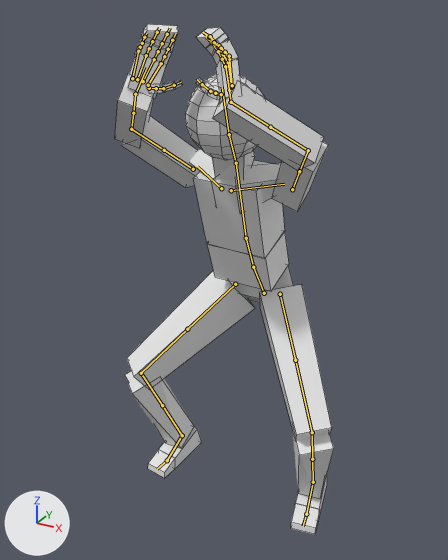
The Blender file Blender/Prototype RIg.blend: old version first, new version second.
Before and after are seen from a 50 mm lens placed at (0.897, -1.867, 1.751), pointed at (-0.025, -0.189, 0.912). The axes (+X, +Y, +Z) are drawn at lower left. The lights are the same throughout. Both versions are drawn at frame 0 of the action 'Set_Light'; the numbers are the values there. The bones that bend it are drawn over the model as lines. Mesh edges are drawn as thin lines.
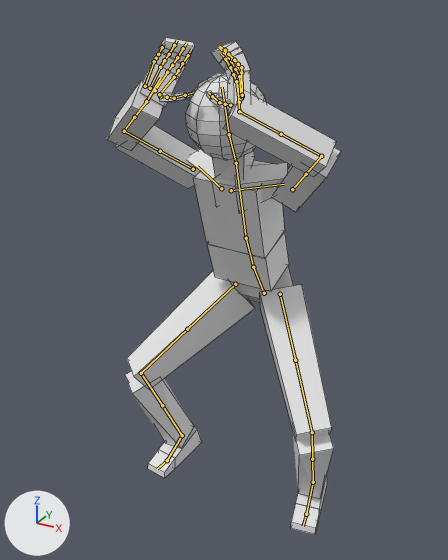
Where the change shows, as pixel boxes (x1, y1, x2, y2) in the pictures (448 x 560 px):
'Cube', posed (7% wider): before (115, 24, 334, 534); after (107, 38, 341, 534)

What changed in the scene script:
```text
Change bone_hand_ik_r:
    where bone_hand_ik_r = bpy.data.objects['rig'].pose.bones['hand.ik.R']  # child of 'root'
    bone_hand_ik_r.location: (0.489, -0.536, 0.324) -> (0.489, -0.489, 0.3)
    bone_hand_ik_r.rotation_quaternion: (-0.011, -0.459, 0.342, -0.82) -> (-0.097, -0.505, 0.361, -0.778)  # degrees (-58, -50, -153) -> degrees (116, -121, 24)
Change bone_hand_ik_l:
    where bone_hand_ik_l = bpy.data.objects['rig'].pose.bones['hand.ik.L']  # child of 'root'
    bone_hand_ik_l.location: (-0.466, -0.512, 0.319) -> (-0.466, -0.467, 0.29)
    bone_hand_ik_l.rotation_quaternion: (0.015, -0.39, -0.297, 0.872) -> (-0.069, -0.443, -0.313, 0.837)  # degrees (-45, 42, 160) -> degrees (-48, 52, 165)
```
